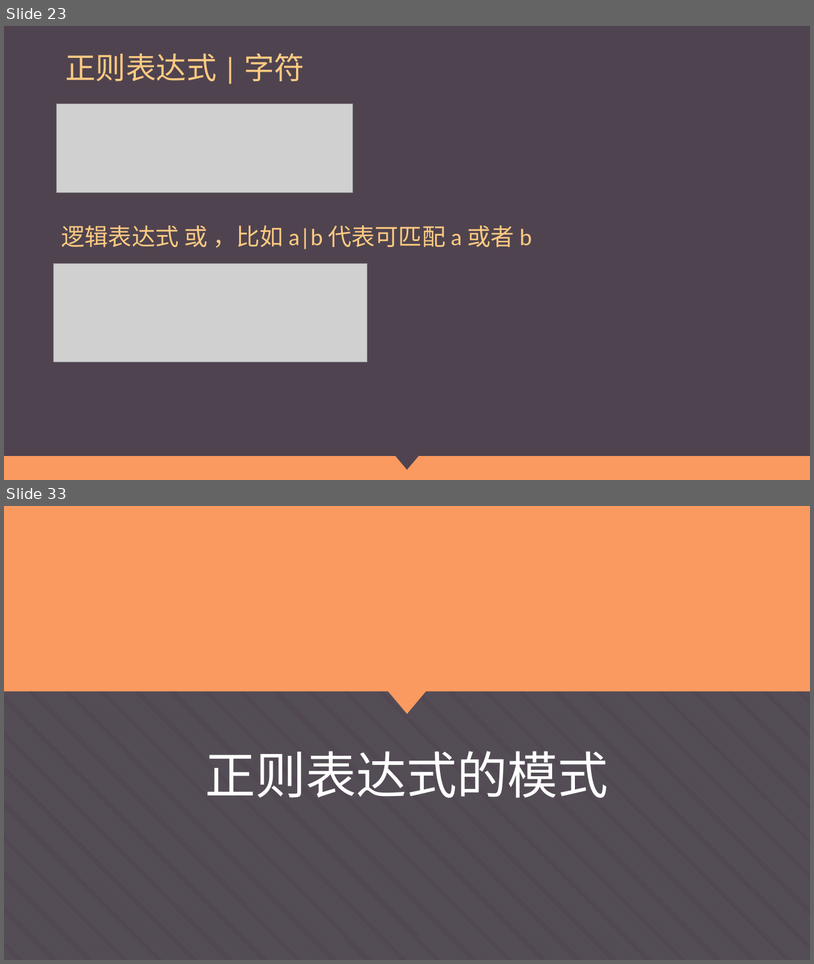
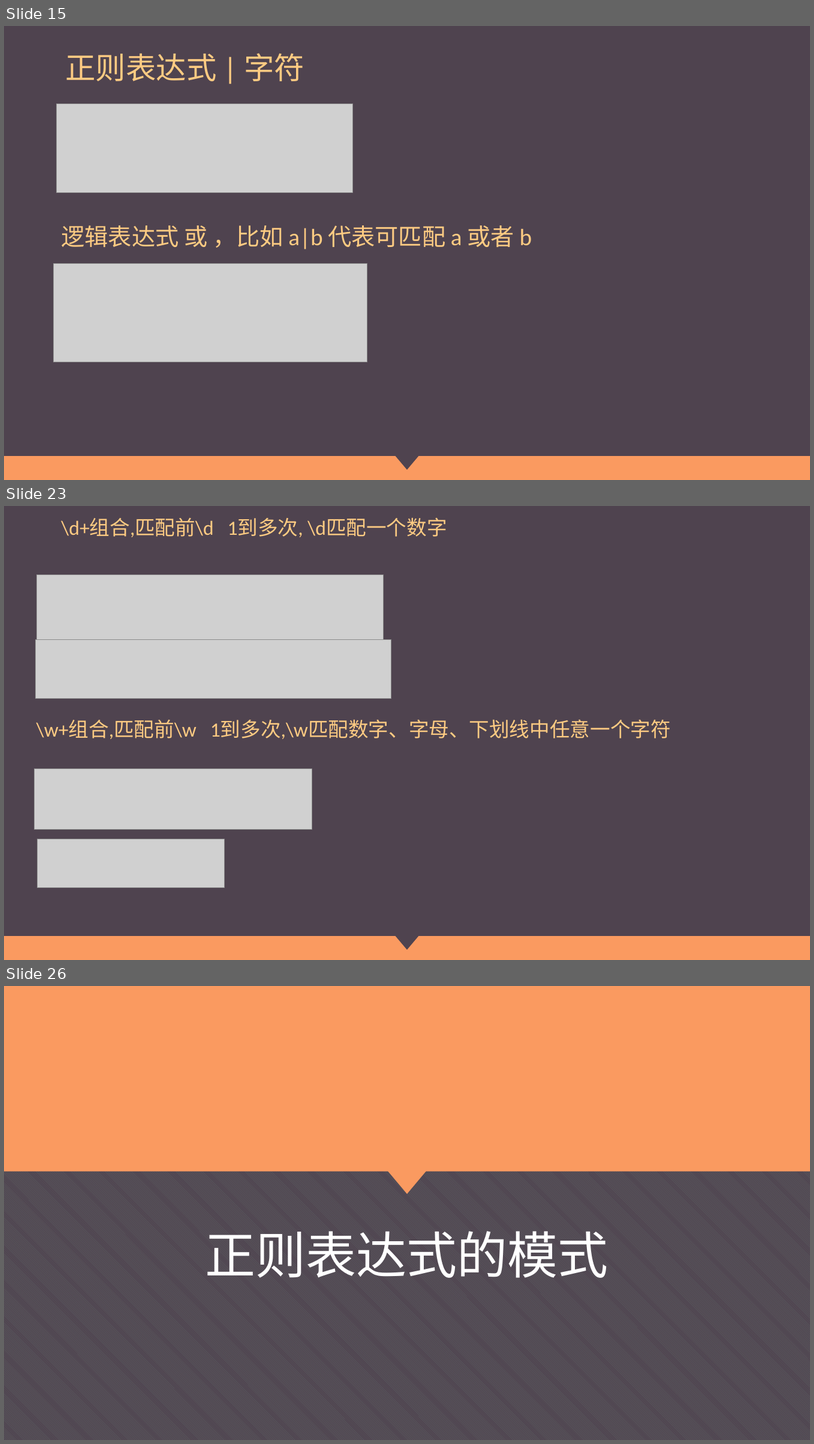
Before and after one commit to Wu-jiaming/-ppt, a slide deck: 正则表达式.pptx. Shown one above the other, each under a label of ours: slides 23 and 33 before the commit, slides 15, 23 and 26 after it; the slides between them are not shown. The pictures are 814x964 and 814x1444 pixels, drawn with LibreOffice and Linux fonts; fonts in the diff are those of the drawing; grey boxes stand for pictures. Boxes give left, top, right and bottom in pixels: in the first picture for what was removed or moved away, otherwise in the second. Text is boxed around its words. In the diff, an @@ line names an element or a change of style, - is before the commit and + after.

```diff
--- a/正则表达式.pptx
+++ b/正则表达式.pptx
@@ slide 23 added at [4,506,810,960], background #4F434F; not listed: 2 template elements that a slide beside it also shows @@
@@ title added at [61,519,447,537], 24 pt, text #FDCB82 @@
+\d+组合,匹配前\d 1到多次, \d匹配一个数字
@@ picture added at [37,575,384,640] @@
@@ picture added at [35,640,392,699] @@
@@ text added at [36,720,671,739], 24 pt, text #FDCB82 @@
+\w+组合,匹配前\w 1到多次,\w匹配数字、字母、下划线中任意一个字符
@@ picture added at [34,769,312,829] @@
@@ picture added at [37,839,224,887] @@
@@ what was slide 23 is now slide 15 @@
@@ what was slide 33 is now slide 26 @@
```
Also in this commit, not shown: 16 slides changed, 6 other slides added, 6 slides removed.
